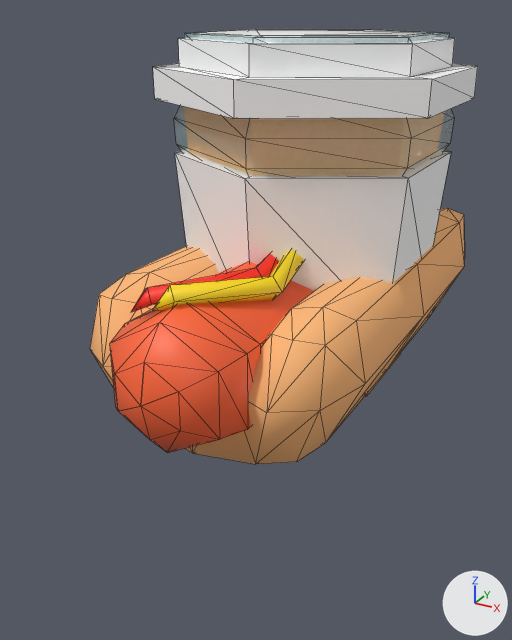
Two versions of the glTF model assets/models/Holdables.glb, one commit apart.
Both versions are drawn from a camera (50 mm lens) standing at (0.95, -2.1, 1.15) and looking at (-0.04, -0.3, 0.25). Arrows for +X, +Y and +Z are at lower right; the lights stay in place. The picture after the commit comes second. Mesh edges are drawn as thin lines. Where no turn or scale is listed for an object, it has been applied to the vertices.

In view in the first picture: 'BeerPint', 'CoffeeCup', 'Hotdog'.
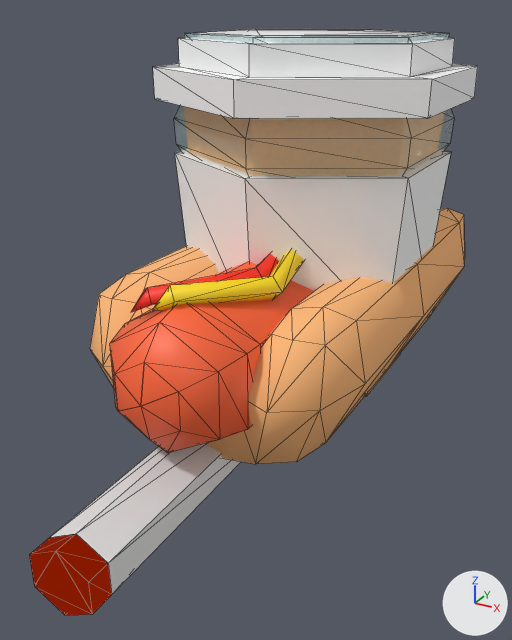
Pixel boxes [x1, y1, x2, y2] of what changed, in the pictures (512 x 640 px):
```json
{"object": "Cig", "change": "added", "after": [29, 443, 241, 615], "faces in mat_white (white #e7e7e7)": [51, 443, 241, 594], "faces in mat_fire (black #000000, glowing red #861900)": [29, 534, 112, 615]}
```

Edits to the scene script, one JSON object a line:
```json
{"op": "add", "block": "mat_fire", "code": ["mat_fire = principled_material('Fire')", "mat_fire.base_color = (0.0, 0.0, 0.0)  # black #000000", "mat_fire.metallic = 1.0", "mat_fire.roughness = 1.0", "mat_fire.emission_color = (0.24, 0.00962, 0.0)  # red #861900", "mat_fire.emission_strength = 1.0"]}
{"op": "add", "block": "mat_filter", "code": ["mat_filter = principled_material('Filter')", "mat_filter.base_color = (0.8, 0.258, 0.0374)  # orange #e78b36"]}
{"op": "add", "block": "mat_white", "code": ["mat_white = principled_material('White')", "mat_white.base_color = (0.8, 0.8, 0.8)  # white #e7e7e7"]}
{"op": "add", "block": "me_circle_001", "code": ["me_circle_001 = bpy.data.meshes.new('Circle.001')", "me_circle_001.from_pydata(...)  # 24 vertices, 44 faces; spans x -0.08..0.08, y -1.27..0.28, z -0.09..0.09", "# faces by material slot: [12, 16, 16]", "me_circle_001.materials.append(mat_filter)  # orange #e78b36", "me_circle_001.materials.append(mat_white)  # white #e7e7e7", "me_circle_001.materials.append(mat_fire)  # black #000000, glowing red #861900"]}
{"op": "add", "block": "ob_cig", "code": ["ob_cig = bpy.data.objects.new('Cig', me_circle_001)", "ob_cig.location = (0.0, 0.0, 0.0)"]}
```
